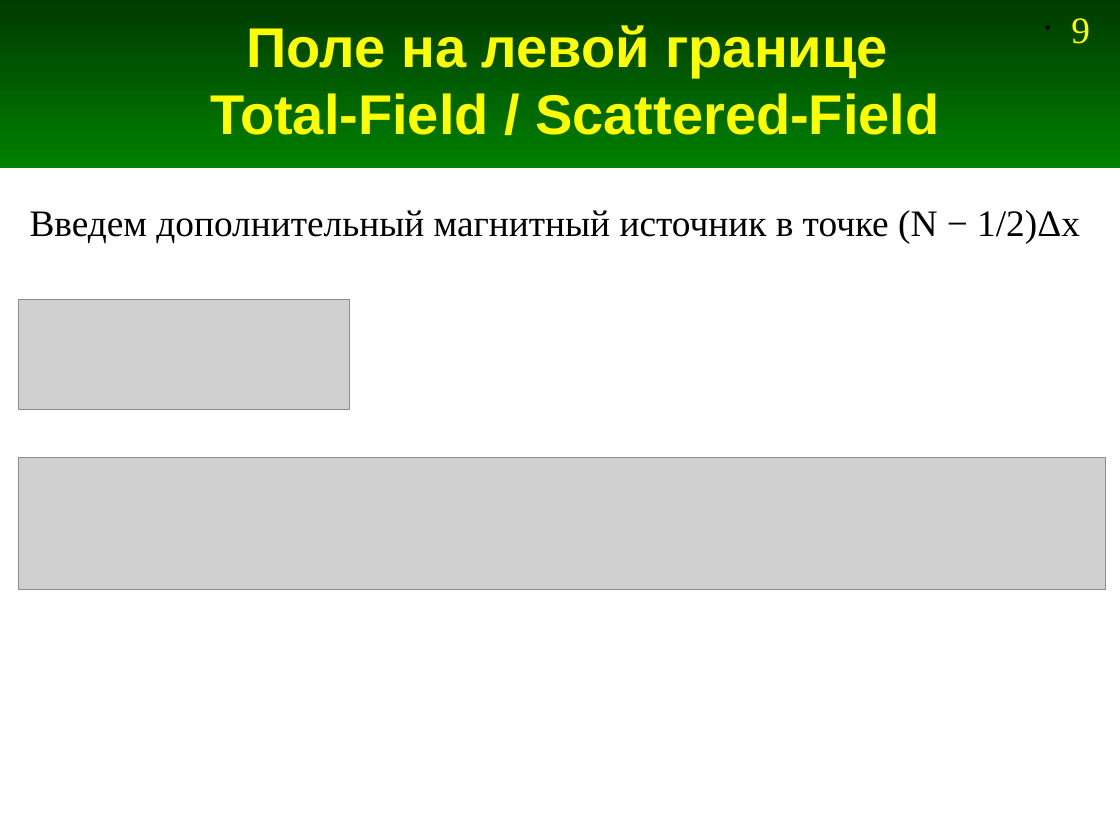
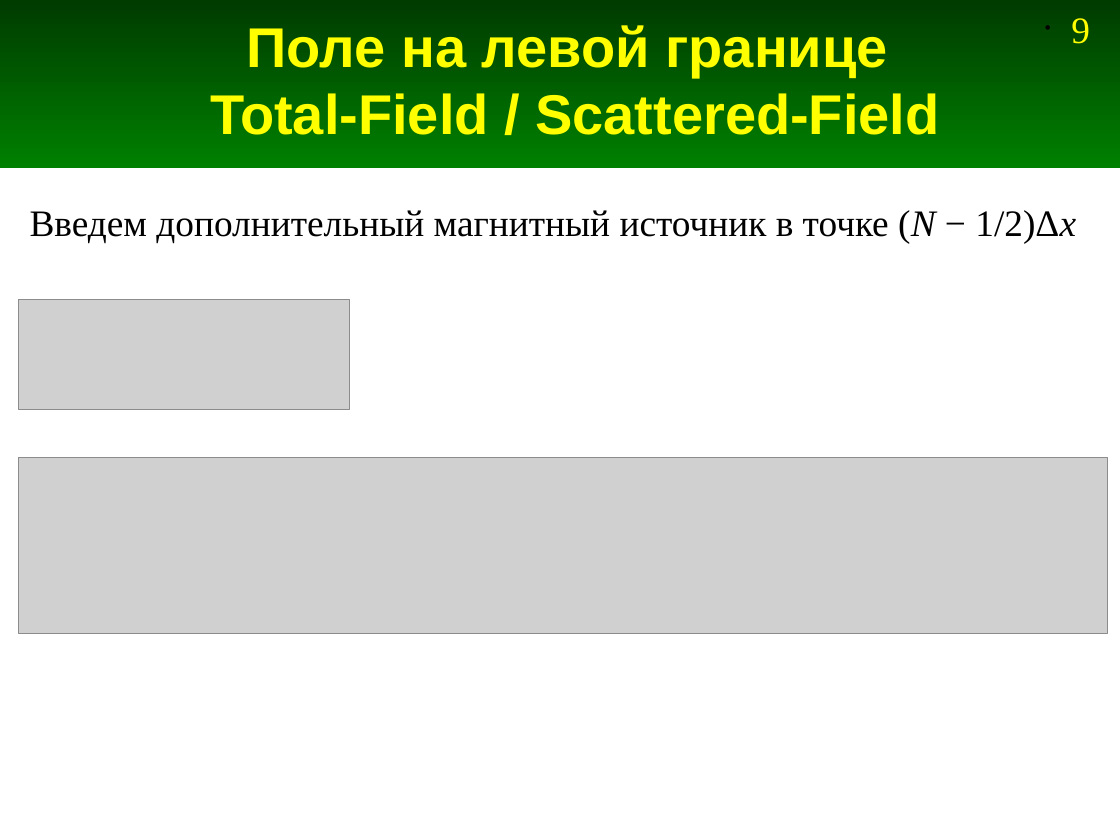
Before and after one commit to Jenyay/modelling, a slide deck: slide 9 of fdtd/presentations/06. FDTD-1D TFSF.odp. Drawn at 1120x840 pixels with LibreOffice and Linux fonts; fonts in the diff are those of the drawing; grey boxes stand for pictures. Boxes give left, top, right and bottom in pixels: in the first picture for what was removed or moved away, otherwise in the second. Text is boxed around its words. In the diff, an @@ line names an element or a change of style, - is before the commit and + after.

```diff
--- a/fdtd/presentations/06. FDTD-1D TFSF.odp
+++ b/fdtd/presentations/06. FDTD-1D TFSF.odp
@@ text "Введем дополнительный магнитный источник в ..." at <box>30,210,1076,244</box>: italic on in "(N 1/2)Δx" @@
@@ picture: place and size @@
-picture at <box>19,457,1105,589</box>
+picture at <box>19,457,1108,633</box>
```
Also in this commit, not shown: 10 other slides changed, 1 other file.
